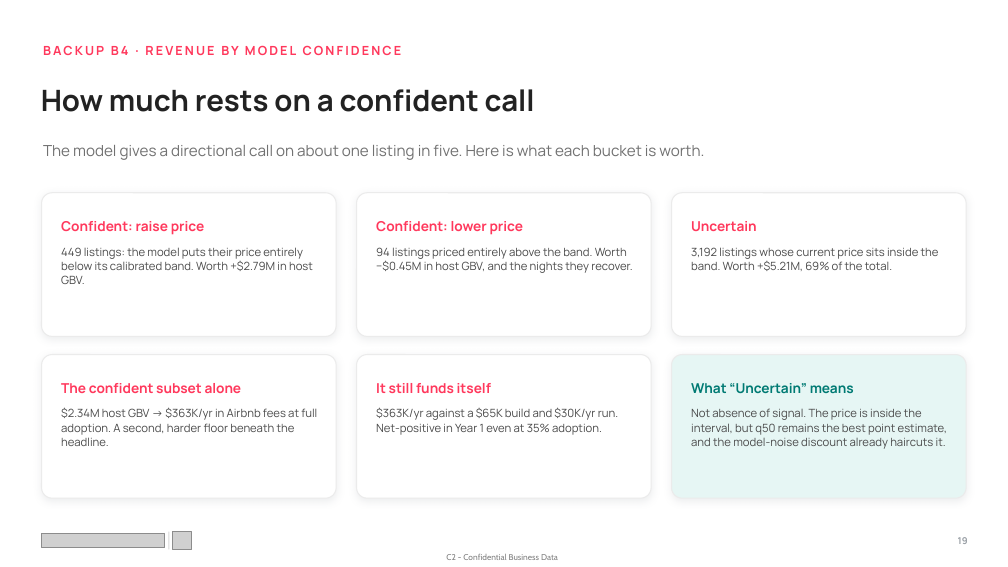
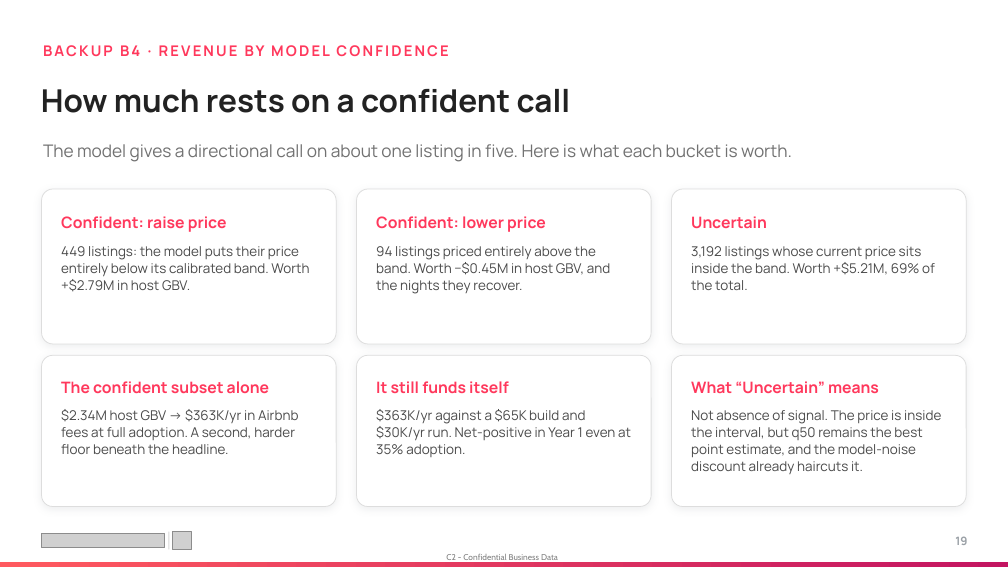
Before and after one commit to mkdn007/Cornell-Airbnb-Capstone, a slide deck: slide 19 of Airbnb Pricing Deck.pptx. Drawn at 1008x567 pixels with LibreOffice and Linux fonts; fonts in the diff are those of the drawing; grey boxes stand for pictures. Boxes give left, top, right and bottom in pixels: in the first picture for what was removed or moved away, otherwise in the second. Text is boxed around its words. In the diff, an @@ line names an element or a change of style, - is before the commit and + after.

```diff
--- a/Airbnb Pricing Deck.pptx
+++ b/Airbnb Pricing Deck.pptx
@@ text "BACKUP B4 · REVENUE BY ..." at (43,45,448,56): size 12 to 14 pt @@
@@ text "How much rests on a ..." at (41,89,571,113): size 28 to 30 pt @@
@@ text "The model gives a directional ..." at (43,144,792,162): size 14.5 to 16.5 pt @@
@@ rounded rectangle: place and size @@
-rounded rectangle at (42,193,337,337)
+rounded rectangle at (42,189,337,344)
@@ rounded rectangle: place and size @@
-rounded rectangle at (357,193,652,337)
+rounded rectangle at (357,189,652,344)
@@ rounded rectangle: place and size @@
-rounded rectangle at (671,193,966,337)
+rounded rectangle at (671,189,966,344)
@@ size 13 to 15 pt in 5 elements at (61,381,269,394), (376,381,509,394), (61,216,227,232), (376,216,546,232), (691,216,767,229) @@
@@ rounded rectangle: place and size @@
-rounded rectangle at (42,355,337,498)
+rounded rectangle at (42,355,337,507)
@@ outline #EBEBEB 1 pt to #DDDDDD 0.75 pt in 5 elements at (42,189,337,344), (357,189,652,344), (671,189,966,344), (42,355,337,507), (357,355,652,507) @@
@@ rounded rectangle: place and size @@
-rounded rectangle at (357,355,652,498)
+rounded rectangle at (357,355,652,507)
@@ rounded rectangle: place and size @@
-rounded rectangle at (671,355,966,498)
+rounded rectangle at (671,355,966,507)
@@ rounded rectangle at (671,355,966,507): fill #E6F6F4 to #FFFFFF; outline #EBEBEB 1 pt to #DDDDDD 0.75 pt @@
@@ text "What “Uncertain” means" at (691,381,879,394): size 13 to 15 pt, text colour #007A73 to #FF385C @@
@@ size 10.8 to 12.8 pt in 6 elements at (376,246,610,294), (61,246,309,292), (691,246,935,290), (61,409,298,454), (376,409,631,457), (691,410,941,474) @@
@@ text "19" at (955,536,967,545): size 9 to 11 pt @@
@@ rectangle added at (0,562,1008,567), fill gradient #FF595F to #C31561 @@
```
Also in this commit, not shown: 19 other slides changed, 2 slides added.
